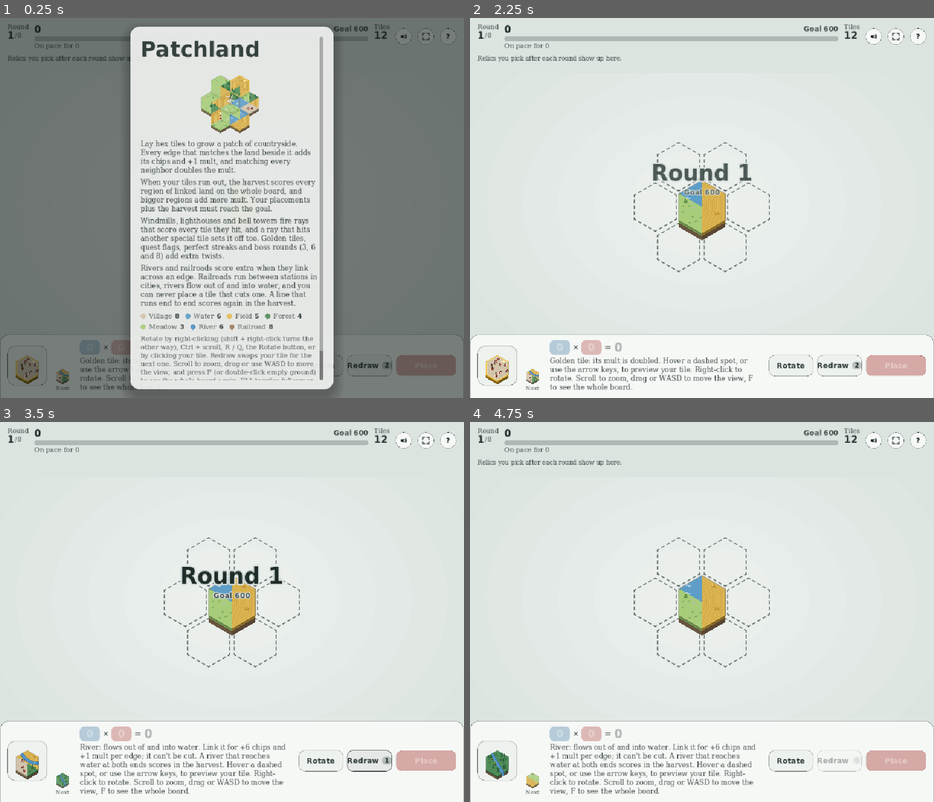
Above: before the commit, frames 1-4 (two rows, left to right).
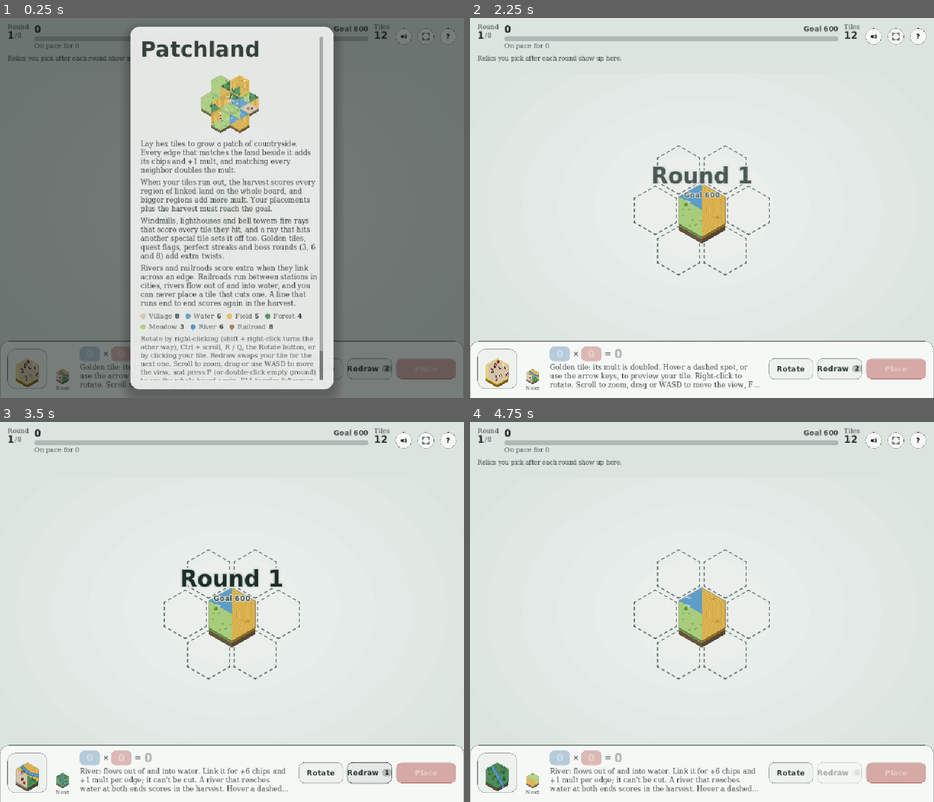
Above: after the commit, the same moments.

Repository: JakobBergelin/Patchland
Game: Godot game, scene res://main.tscn
Two runs of this game, one before a commit and one after it. Both use one fixed random seed, a clock stepped at 60 frames per second and the inputs below.
Inputs (mouse positions are in pixels of both pictures, inside the frame that each line leads up to; where the layout moved, square brackets give the same spot in the first picture):
- Up to frame 1 (0.25 s): no input
- Up to frame 2 (2.25 s): click "?" at 0.5 s; click "Rotate" at 1.25 s; click "Start run" at 2 s
- Up to frame 3 (3.5 s): click (371, 771) [371, 767] at 2.75 s
- Up to frame 4 (4.75 s): click "Rotate" at 3.5 s; click (841, 771) [841, 760] at 4.25 s

The runs differ from the first frame. In frame 1, 1.3% of the frame differs, in the area x 0-100%, y 83-98%; in frame 2, 5.5%; in frame 3, 8.2%, in the area x 0-100%, y 30-99%; in frame 4, 7.7%.

Commit message:
Keep the board size fixed while hovering; tests use their own settings
The hint text changes with every hovered slot and wrapped to 1-3 lines,
which changed the tray height, resized the board and moved the camera
(board height 556-581 px while hovering). The hint now has a fixed
three-line height (ellipsis, full text as tooltip); the board keeps one
size through a whole round.

Game.settings_path is now overridable and the screenshot/feature tests
use user://test_settings.cfg, so they no longer write the player's best
score or fullscreen setting.

Co-Authored-By: Claude Opus 5.5 <noreply@anthropic.com>

Diff:
--- a/patchland/tests/features.gd
+++ b/patchland/tests/features.gd
@@ -207,6 +207,7 @@
 func _shots(out_dir: String) -> void:
 	DirAccess.make_dir_recursive_absolute(out_dir)
 	var game: Game = load("res://main.tscn").instantiate()
+	game.settings_path = "user://test_settings.cfg"  # keep the player's settings untouched
 	root.add_child(game)
 	for i in 5:
 		await process_frame
--- a/patchland/tests/screenshot.gd
+++ b/patchland/tests/screenshot.gd
@@ -68,6 +68,7 @@
 func _run() -> void:
 	var scene: PackedScene = load("res://main.tscn")
 	game = scene.instantiate()
+	game.settings_path = "user://test_settings.cfg"  # keep the player's settings and best score untouched
 	root.add_child(game)
 	await _wait(30)
 	await _shot("01_intro")
--- a/patchland/ui/game.gd
+++ b/patchland/ui/game.gd
@@ -3,7 +3,9 @@
 ## Main controller: builds the UI, owns the RunState, runs placement and harvest
 ## sequences (timed callbacks), and handles input.
 
-const SETTINGS_PATH := "user://patchland.cfg"
+## Where settings and the best score are saved. Tests point this at their own file
+## (set before adding the node) so they never touch the player's settings.
+var settings_path := "user://patchland.cfg"
 const SHEET_W := 430.0
 
 var S: RunState
@@ -93,7 +95,7 @@
 
 func _load_settings() -> void:
 	var cfg := ConfigFile.new()
-	if cfg.load(SETTINGS_PATH) == OK:
+	if cfg.load(settings_path) == OK:
 		muted = cfg.get_value("game", "muted", false)
 		if cfg.get_value("game", "fullscreen", false) and DisplayServer.get_name() != "headless":
 			DisplayServer.window_set_mode(DisplayServer.WINDOW_MODE_FULLSCREEN)
@@ -101,14 +103,14 @@
 
 func _save_setting(key: String, value) -> void:
 	var cfg := ConfigFile.new()
-	cfg.load(SETTINGS_PATH)
+	cfg.load(settings_path)
 	cfg.set_value("game", key, value)
-	cfg.save(SETTINGS_PATH)
+	cfg.save(settings_path)
 
 
 func get_best() -> int:
 	var cfg := ConfigFile.new()
-	if cfg.load(SETTINGS_PATH) == OK:
+	if cfg.load(settings_path) == OK:
 		return cfg.get_value("game", "best", 0)
 	return 0
 
@@ -444,7 +446,13 @@
 	calc.add_child(streak_panel)
 	hint_lbl = _lbl("", 15, Pal.soft)
 	hint_lbl.autowrap_mode = TextServer.AUTOWRAP_WORD_SMART
-	hint_lbl.custom_minimum_size = Vector2(120, 40)
+	# fixed three-line height: the hint changes with every hovered slot, and a
+	# changing height would resize the board above it and make the camera jump
+	hint_lbl.custom_minimum_size = Vector2(120, ceilf(3 * Pal.font.get_height(15) + 3 * hint_lbl.get_theme_constant("line_spacing")) + 2)
+	hint_lbl.max_lines_visible = 3
+	hint_lbl.text_overrun_behavior = TextServer.OVERRUN_TRIM_ELLIPSIS
+	hint_lbl.size_flags_vertical = Control.SIZE_SHRINK_BEGIN
+	hint_lbl.mouse_filter = Control.MOUSE_FILTER_PASS
 	readout.add_child(hint_lbl)
 
 	var actions := HBoxContainer.new()
@@ -1148,7 +1156,7 @@
 	streak_panel.visible = S.streak >= 2
 	streak_lbl.text = "Streak %d" % S.streak
 	if S.busy:
-		hint_lbl.text = "Harvesting. Click the board to speed it up." if harvesting else "Scoring…"
+		_set_hint("Harvesting. Click the board to speed it up." if harvesting else "Scoring…")
 		return
 	if cur_eval == null:
 		_set_calc_idle(true)
@@ -1156,12 +1164,12 @@
 			show_calc(calc_hold.chips, calc_hold.mult, calc_hold.total)
 		else:
 			show_calc(0, 0, 0)
-		hint_lbl.text = tile_hint(S.cur) + "Hover a dashed spot, or use the arrow keys, to preview your tile. Right-click to rotate. Scroll to zoom, drag or WASD to move the view, F to see the whole board."
+		_set_hint(tile_hint(S.cur) + "Hover a dashed spot, or use the arrow keys, to preview your tile. Right-click to rotate. Scroll to zoom, drag or WASD to move the view, F to see the whole board.")
 		return
 	if not cur_eval.blocked.is_empty():
 		_set_calc_idle(true)
 		show_calc(0, 0, 0)
-		hint_lbl.text = "Blocked: this would cut a river or railroad. Every river and track edge must meet the same on the other side. Rotate it or try another spot."
+		_set_hint("Blocked: this would cut a river or railroad. Every river and track edge must meet the same on the other side. Rotate it or try another spot.")
 		return
 	_set_calc_idle(false)
 	show_calc(cur_eval.chips, cur_eval.mult, cur_eval.total)
@@ -1196,7 +1204,13 @@
 	if dh > 0:
 		h += " Harvest +%s." % Defs.fmt(dh)
 	h += " Click to place, right-click to rotate."
-	hint_lbl.text = h
+	_set_hint(h)
+
+
+## Sets the hint; the full text is also its tooltip in case the three lines cut it short.
+func _set_hint(text: String) -> void:
+	hint_lbl.text = text
+	hint_lbl.tooltip_text = text
 
 
 func update_buttons() -> void:
